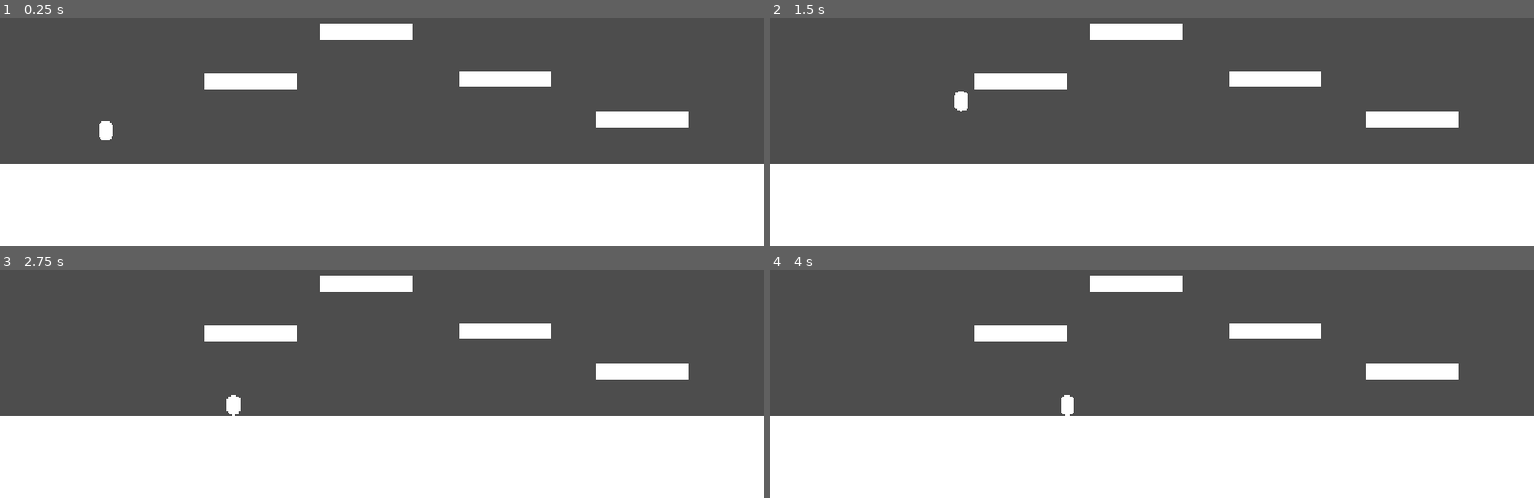
Above: before the commit, frames 1-4 (two rows, left to right).
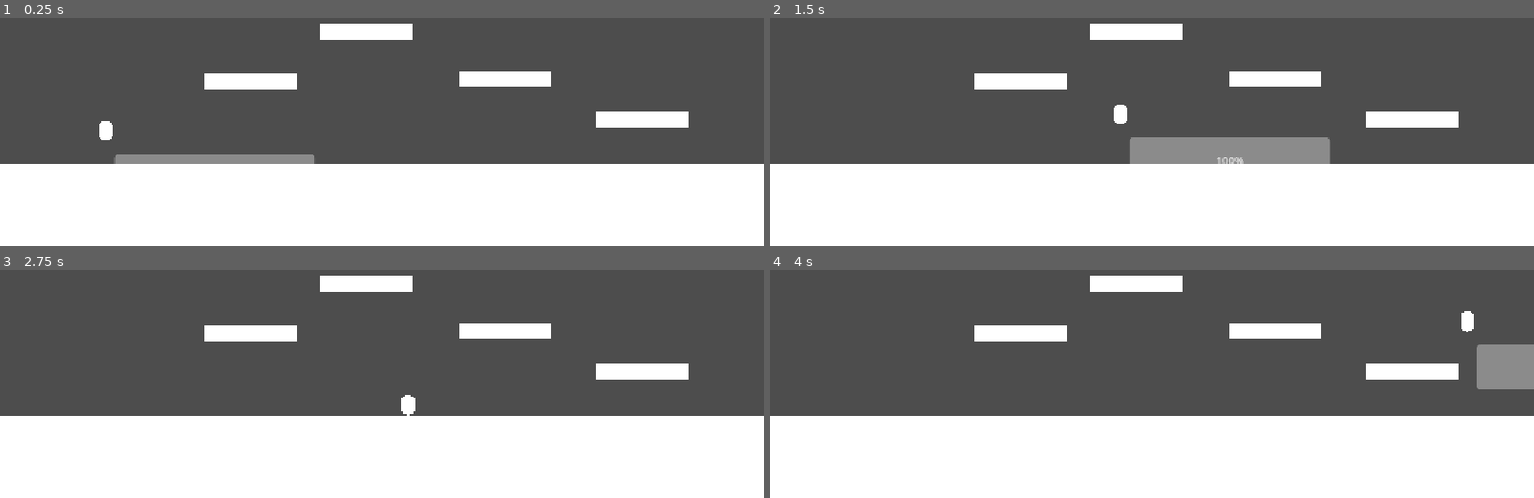
Above: after the commit, the same moments.

Repository: icyfirejosh4352/planet-terion
Game: Godot game, scene res://Scenes/F1aze23/player_test_level.tscn
Same seed, same stepped clock (60 frames per second), same inputs: the game is played once before the commit and once after it. The project has no main scene, so this scene is started directly.
Inputs (mouse positions are in pixels of both pictures, inside the frame that each line leads up to):
- Up to frame 1 (0.25 s): no input
- Up to frame 2 (1.5 s): tap Enter at 0.5 s; move the mouse to (outside the picture) at 0.52 s; hold D (Right) from 0.53 s (still down); tap Shift (Dash) at 0.6, 1.35 s; click (outside the picture) at 0.67 s; tap Space (Jump) at 0.77 s; move the mouse to (999, 52) at 1.27 s
- Up to frame 3 (2.75 s): tap Space (Jump) at 1.52 s; move the mouse to (outside the picture) at 2.02 s; release D (Right) at 2.03 s; hold A (Left) from 2.03 s (still down); tap Alt at 2.1 s; tap Shift (Dash) at 2.3 s
- Up to frame 4 (4 s): move the mouse to (1113, 370) at 2.77 s; release A (Left) at 2.78 s; hold D (Right) from 2.78 s (still down); tap Shift (Dash) at 2.85, 3.6 s; click (1113, 370) at 2.92 s; tap Space (Jump) at 3.02, 3.77 s; move the mouse to (1381, 347) at 3.52 s

The runs differ from the first frame. In frame 1, 1.1% of the frame differs, in the area x 14-42%, y 59-65%; in frame 2, 3.3%, in the area x 24-74%, y 32-65%; in frame 3, 0.3%; in frame 4, 1.7%.

Commit message:
Added Dashing and health(its broken)

Diff:
--- a/planet-terion/Scenes/F1aze23/player.tscn
+++ b/planet-terion/Scenes/F1aze23/player.tscn
@@ -3,15 +3,19 @@
 [ext_resource type="Script" uid="uid://btab531svpaqx" path="res://Scripts/F1aze23/player.gd" id="1_qs70e"]
 [ext_resource type="Script" uid="uid://drsrihrd4igyf" path="res://Scripts/F1aze23/InputComponent.gd" id="2_jb2ko"]
 [ext_resource type="Script" uid="uid://c5nfegkv71e0v" path="res://Scripts/F1aze23/MovementComponent.gd" id="3_0hji0"]
+[ext_resource type="Script" uid="uid://5fvcilw81dav" path="res://Scripts/F1aze23/DashComponent.gd" id="4_0hji0"]
+[ext_resource type="Script" uid="uid://qb6e5kxd2ui" path="res://Scripts/F1aze23/HealthComponent.gd" id="5_gh6j0"]
 
 [sub_resource type="CapsuleShape2D" id="CapsuleShape2D_1vivr"]
 
 [sub_resource type="CapsuleMesh" id="CapsuleMesh_8vrlf"]
 
-[node name="Player" type="CharacterBody2D" unique_id=1939686657 node_paths=PackedStringArray("input", "move")]
+[node name="Player" type="CharacterBody2D" unique_id=1939686657 node_paths=PackedStringArray("input", "move", "dash", "health")]
 script = ExtResource("1_qs70e")
 input = NodePath("InputComponent")
 move = NodePath("MovementComponent")
+dash = NodePath("DashComponent")
+health = NodePath("HealthComponent")
 
 [node name="CollisionShape2D" type="CollisionShape2D" parent="." unique_id=980196192]
 shape = SubResource("CapsuleShape2D_1vivr")
@@ -29,3 +33,25 @@
 script = ExtResource("3_0hji0")
 body = NodePath("..")
 metadata/_custom_type_script = "uid://c5nfegkv71e0v"
+
+[node name="DashComponent" type="Node" parent="." unique_id=1420409046]
+script = ExtResource("4_0hji0")
+metadata/_custom_type_script = "uid://5fvcilw81dav"
+
+[node name="HealthComponent" type="Node" parent="." unique_id=1805043721 node_paths=PackedStringArray("healthBar")]
+script = ExtResource("5_gh6j0")
+healthBar = NodePath("../Control/HealthBar")
+metadata/_custom_type_script = "uid://qb6e5kxd2ui"
+
+[node name="Control" type="Control" parent="." unique_id=2122946735]
+layout_mode = 3
+anchors_preset = 0
+offset_right = 40.0
+offset_bottom = 40.0
+
+[node name="HealthBar" type="ProgressBar" parent="Control" unique_id=230360127]
+layout_mode = 0
+offset_left = 14.0
+offset_top = 35.0
+offset_right = 316.0
+offset_bottom = 103.0
--- /dev/null
+++ b/planet-terion/Scripts/F1aze23/DashComponent.gd
@@ -0,0 +1,12 @@
+class_name DashComponent
+extends Node
+
+var speedMultiplier: = 1
+var canDash:= false
+
+func process():
+	if canDash:
+		speedMultiplier = 4
+		print("dash")
+	else:
+		speedMultiplier = 1
--- /dev/null
+++ b/planet-terion/Scripts/F1aze23/HealthComponent.gd
@@ -0,0 +1,22 @@
+class_name HealthComponent
+extends Node
+
+@export var healthBar: ProgressBar
+var health:= 100.0
+signal Death
+
+func ready():
+	healthBar.max_value = health
+
+func process(delta: float) -> void:
+	if health>100:
+		health = 100
+	if health <= 0:
+		Death.emit()
+	healthBar.value = health
+
+func heal(amt:float):
+	health+=amt
+
+func damage(amt:float):
+	health-=amt
--- a/planet-terion/Scripts/F1aze23/InputComponent.gd
+++ b/planet-terion/Scripts/F1aze23/InputComponent.gd
@@ -2,8 +2,8 @@
 extends Node
 
 var dir:float
-var jump
-var dash
+var jump: bool
+var dash: bool
 
 func process(delta: float) -> void:
 	dir = Input.get_axis("Left", "Right")
--- a/planet-terion/Scripts/F1aze23/MovementComponent.gd
+++ b/planet-terion/Scripts/F1aze23/MovementComponent.gd
@@ -6,6 +6,7 @@
 var acceleration:= 10
 var vel:= 160.0
 var jump_vel:= -320.0
+var speedMultiplier = 1
 
 
 func physics_process(delta: float) -> void:
@@ -17,7 +18,10 @@
 	if dir == 0:
 		body.velocity.x = move_toward(body.velocity.x, 0, acceleration)
 	else:
-		body.velocity.x = move_toward(body.velocity.x, dir * vel , acceleration)
+		if speedMultiplier == 1:
+			body.velocity.x = move_toward(body.velocity.x, dir * vel , acceleration)
+		else:
+			body.velocity.x = dir*vel*speedMultiplier
 
 	body.move_and_slide()
 
--- a/planet-terion/Scripts/F1aze23/player.gd
+++ b/planet-terion/Scripts/F1aze23/player.gd
@@ -2,10 +2,25 @@
 
 @export var input:InputComponent
 @export var move:MovementComponent
+@export var dash:DashComponent
+@export var health:HealthComponent
+
+func _ready() -> void:
+	health.ready()
+	health.Death.connect(Death)
+
+func _process(delta: float) -> void:
+	move.speedMultiplier = dash.speedMultiplier
+	move.dir = input.dir
+	dash.canDash = input.dash
+	if input.jump:
+		move.jump()
+	dash.process()
+	health.process(delta)
+	input.process(delta)
 
 func _physics_process(delta: float) -> void:
-	move.dir = input.dir
-	if input.jump:
-		move.jump()
-	input.process(delta)
 	move.physics_process(delta)
+
+func Death():
+	print("dead")
--- a/planet-terion/project.godot
+++ b/planet-terion/project.godot
@@ -16,6 +16,7 @@
 
 [display]
 
+window/subwindows/embed_subwindows=false
 window/stretch/mode="canvas_items"
 window/stretch/aspect="expand"
 
@@ -54,3 +55,5 @@
 
 rendering_device/driver.windows="d3d12"
 renderer/rendering_method="gl_compatibility"
+renderer/gpu_pipeline/enable_vrs=false
+renderer/quality/dynamic_fonts/use_oversampling=false
Not shown, added: planet-terion/Scripts/F1aze23/DashComponent.gd.uid
Not shown, added: planet-terion/Scripts/F1aze23/HealthComponent.gd.uid
